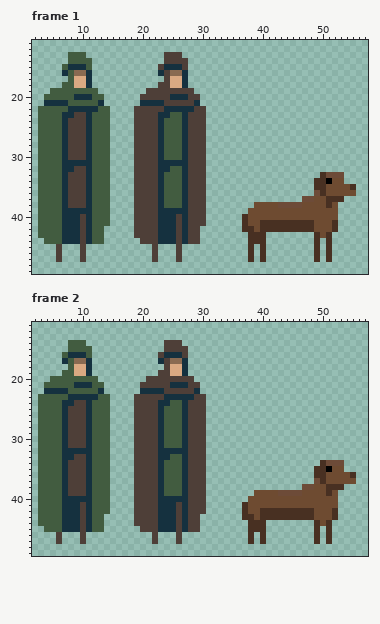
Two versions of one pixel-art file, Assets/player.aseprite. The picture above is the old version.
64x64 pixels, 2 frames. Shown: frame 1: x 2..57, y 11..49; frame 2: x 2..57, y 11..49.
New version:
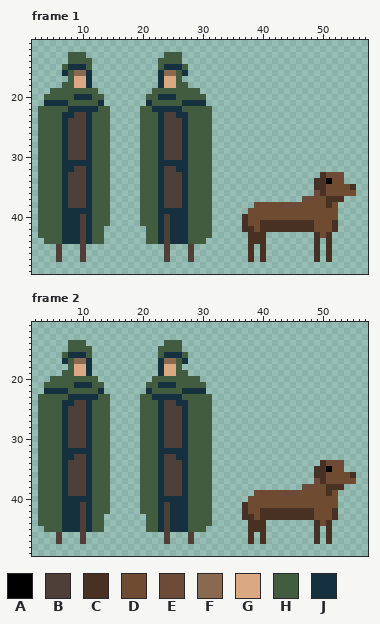
Palette (. is transparent): A #000000  B #4e3f38  C #483022  D #6e4b31  E #6d4b38  F #896a51  G #daa982  H #425c40  J #15313f
The edit:
Frame 1:
y 13: x 24..26 BBB -> HHH
y 14: x 23..27 .BBBB -> HHHH.
y 15: x 23 B -> H; x 27 B -> H
y 16: x 24 B -> F; x 26 F -> H
y 17: x 23..24 .B -> JG; x 26..27 GJ -> H.
y 18: x 23..24 BB -> JG; x 26..27 GJ -> HH
y 19: x 21..29 BBBBBBBB. -> .HHHHHHHH
y 20: x 20..24 BBBBB -> .HHJJ; x 26..30 JJBB. -> HHHHH
y 21: x 20 J -> .; x 22..28 JJBBBBB -> HHHHHJJ; x 30 . -> J
y 22: x 19..23 BBBBB -> .HHJJ; x 27..31 JJBB. -> HHHHH
y 23: x 19..22 BBBB -> .HHH; x 24..26 JHH -> BBJ; x 28..31 BBB. -> HHHH
y 24..30: x 19..22 BBBB -> .HHH; x 24..26 HHH -> BBB; x 28..31 BBB. -> HHHH
y 31: x 19..22 BBBB -> .HHH; x 28..31 BBB. -> HHHH
y 32: x 19..22 BBBB -> .HHH; x 24..26 JHH -> BBJ; x 28..31 BBB. -> HHHH
y 33..38: x 19..22 BBBB -> .HHH; x 24..26 HHH -> BBB; x 28..31 BBB. -> HHHH
y 39: x 19..22 BBBB -> .HHH; x 28..31 BBB. -> HHHH
y 40..41: x 19..22 BBBB -> .HHH; x 24 J -> B; x 26 B -> J; x 28..31 BBB. -> HHHH
y 42..43: x 19..22 BBBB -> ..HH; x 24 J -> B; x 26 B -> J; x 28..31 BB.. -> HHHH
y 44: x 20..22 BBB -> .HH; x 24 J -> B; x 26 B -> J; x 28..30 BB. -> HHH
y 45..47: x 22 B -> .; x 24 . -> B; x 26 B -> .; x 28 . -> B
Frame 2:
y 14: x 24..26 BBB -> HHH
y 15: x 23..27 .BBBB -> HHHH.
y 16: x 23 B -> H; x 27 B -> H
y 17: x 24 B -> F; x 26 F -> H
y 18: x 23..24 .B -> JG; x 26..27 GJ -> H.
y 19: x 23..24 BB -> JG; x 26..27 GJ -> HH
y 20: x 21..29 BBBBBBBB. -> .HHHHHHHH
y 21: x 20..24 BBBBB -> .HHJJ; x 26..30 JJBB. -> HHHHH
y 22: x 20 J -> .; x 22..28 JJBBBBB -> HHHHHJJ; x 30 . -> J
y 23: x 19..23 BBBBB -> .HHJJ; x 27..31 JJBB. -> HHHHH
y 24: x 19..22 BBBB -> .HHH; x 24..26 JHH -> BBJ; x 28..31 BBB. -> HHHH
y 25..31: x 19..22 BBBB -> .HHH; x 24..26 HHH -> BBB; x 28..31 BBB. -> HHHH
y 32: x 19..22 BBBB -> .HHH; x 28..31 BBB. -> HHHH
y 33: x 19..22 BBBB -> .HHH; x 24..26 JHH -> BBJ; x 28..31 BBB. -> HHHH
y 34..39: x 19..22 BBBB -> .HHH; x 24..26 HHH -> BBB; x 28..31 BBB. -> HHHH
y 40: x 19..22 BBBB -> .HHH; x 28..31 BBB. -> HHHH
y 41..42: x 19..22 BBBB -> .HHH; x 24 J -> B; x 26 B -> J; x 28..31 BBB. -> HHHH
y 43..44: x 19..22 BBBB -> ..HH; x 24 J -> B; x 26 B -> J; x 28..31 BB.. -> HHHH
y 45: x 20..22 BBB -> .HH; x 24 J -> B; x 26 B -> J; x 28..30 BB. -> HHH
y 46..47: x 22 B -> .; x 24 . -> B; x 26 B -> .; x 28 . -> B
